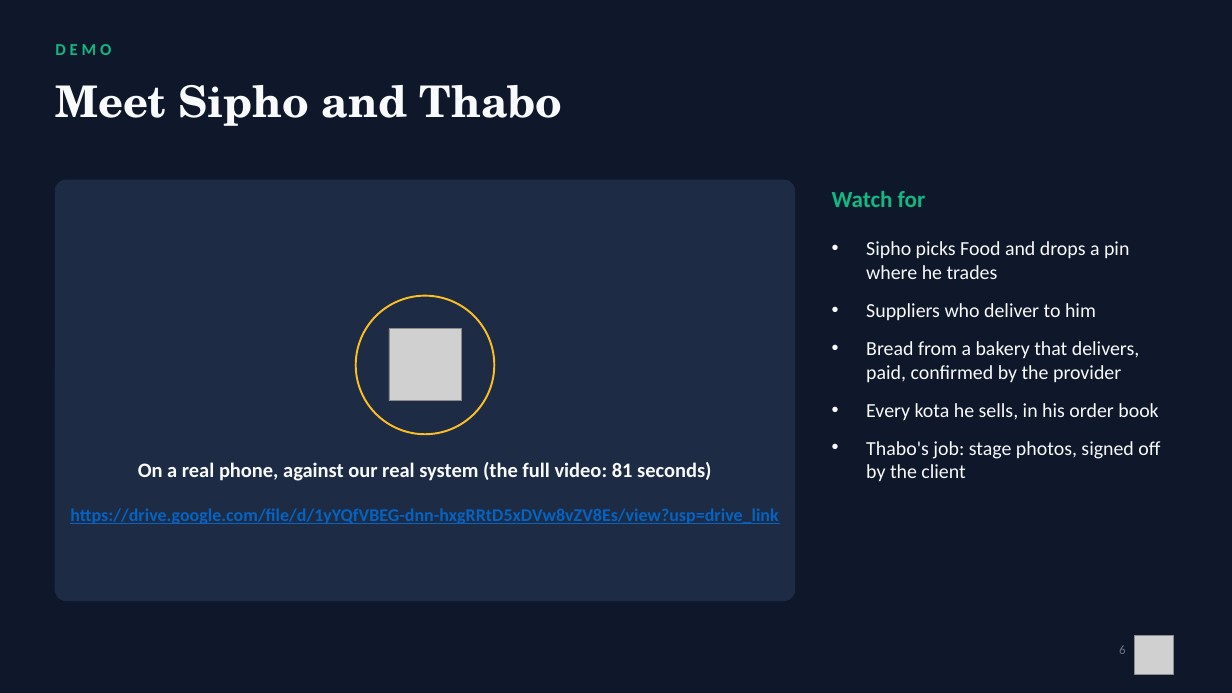
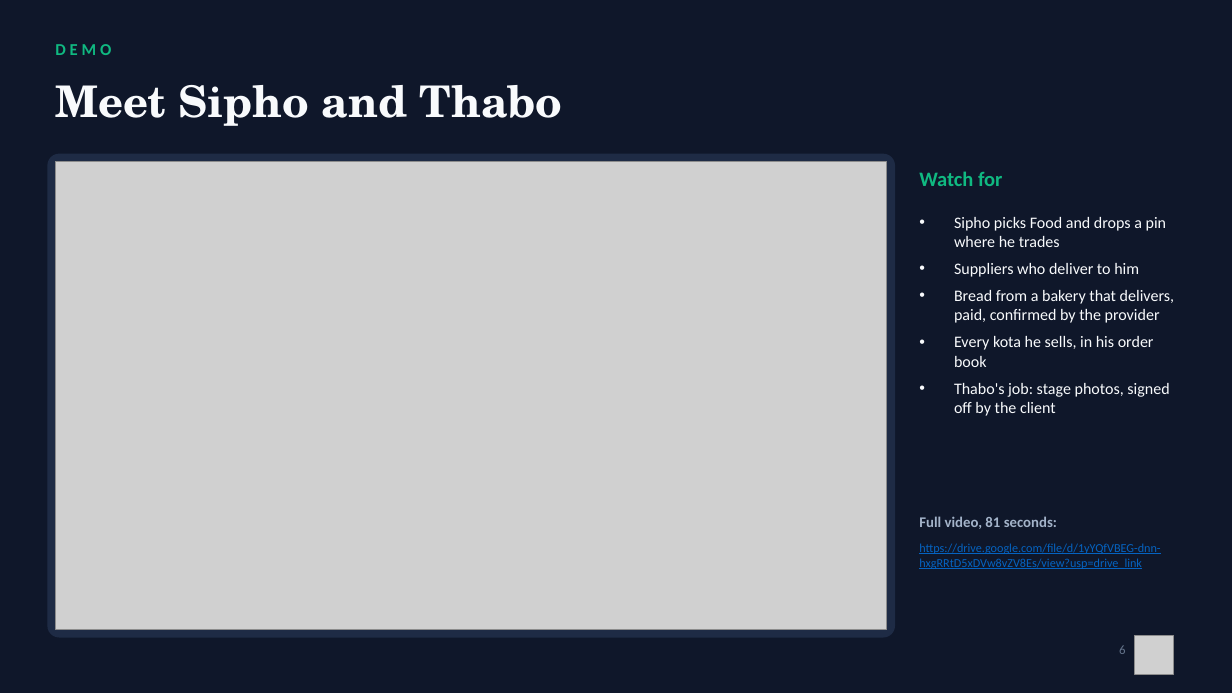
Before and after one commit to Mandla78/KasiFlow, a slide deck: slide 6 of docs/submission/05_final_submission/Akayza_Pitch_TeamPR.pptx. Drawn at 1232x693 pixels with LibreOffice and Linux fonts; fonts in the diff are those of the drawing; grey boxes stand for pictures. Boxes give left, top, right and bottom in pixels: in the first picture for what was removed or moved away, otherwise in the second. Text is boxed around its words. In the diff, an @@ line names an element or a change of style, - is before the commit and + after.

```diff
--- a/docs/submission/05_final_submission/Akayza_Pitch_TeamPR.pptx
+++ b/docs/submission/05_final_submission/Akayza_Pitch_TeamPR.pptx
@@ rounded rectangle: place and size @@
-rounded rectangle at <box>55,180,795,601</box>
+rounded rectangle at <box>48,154,895,637</box>
@@ rounded rectangle at <box>48,154,895,637</box>: proportions changed @@
@@ picture added at <box>55,162,887,629</box> @@
@@ text "Watch for": place and size @@
-text "Watch for" at <box>832,191,926,207</box>
+text "Watch for" at <box>919,171,1002,186</box>
@@ text "Watch for" at <box>919,171,1002,186</box>: size 18 to 16 pt @@
@@ text "Sipho picks Food and drops ...": place and size @@
-text "Sipho picks Food and drops ..." at <box>866,241,1160,482</box>
+text "Sipho picks Food and drops ..." at <box>954,217,1174,416</box>
@@ text "Sipho picks Food and drops ..." at <box>954,217,1174,416</box>: size 15.5 to 12.5 pt; less space between paragraphs @@
@@ ellipse removed at <box>356,296,494,434</box> @@
@@ picture removed at <box>389,329,461,401</box> @@
@@ text removed at <box>138,462,711,481</box> @@
-On a real phone, against our real system (the full video: 81 seconds)
@@ text added at <box>919,516,1057,529</box>, 11.5 pt, text #A3B3C9, bold @@
+Full video, 81 seconds:
@@ text "https://drive.google.com/file/d/1yYQfVBEG-dnn-hxgRRtD5xDVw8v ...": place and size @@
-text "https://drive.google.com/file/d/1yYQfVBEG-dnn-hxgRRtD5xDVw8v ..." at <box>70,508,778,524</box>
+text "https://drive.google.com/file/d/1yYQfVBEG-dnn-hxgRRtD5xDVw8v ..." at <box>919,543,1160,569</box>
@@ text "https://drive.google.com/file/d/1yYQfVBEG-dnn-hxgRRtD5xDVw8v ..." at <box>919,543,1160,569</box>: size 14 to 9.5 pt, bold off; alignment centre to left @@
```
Also in this commit, not shown: 3 other slides changed, 6 other files.
